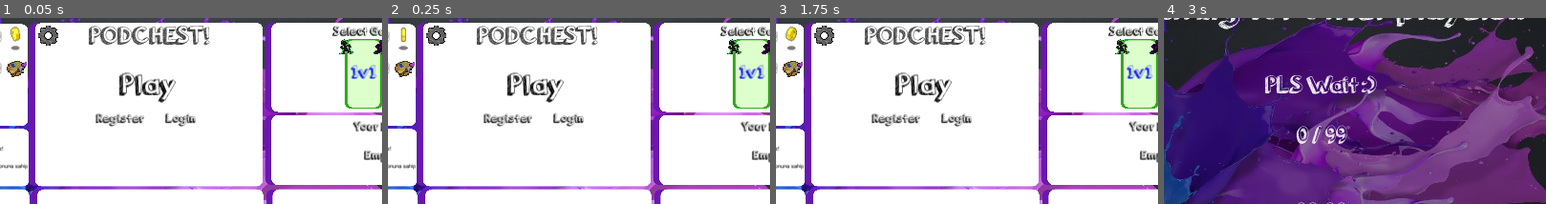
Above: before the commit, frames 1-4 (left to right).
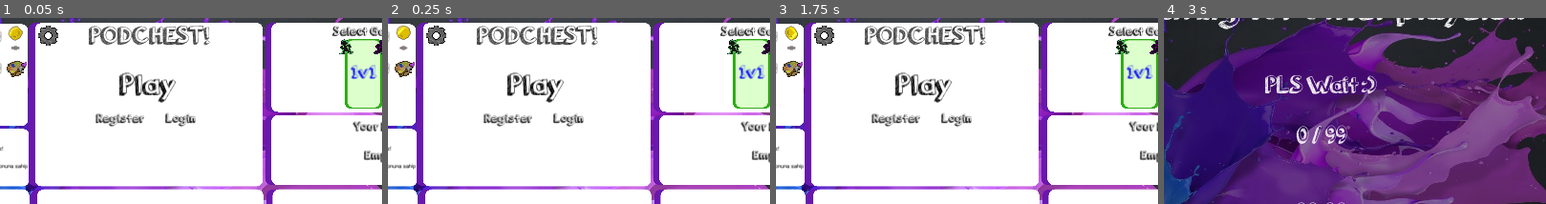
Above: after the commit, the same moments.

Repository: Ludermis/Podchest
Game: Godot game, scene res://Prefabs/Scenes/MainScene.tscn
Two runs of this game, one before a commit and one after it. Both use one fixed random seed, a clock stepped at 60 frames per second and the inputs below.
Inputs (mouse positions are % of the whole screen's width and height, from its top left):
- Up to frame 1 (0.05 s): no input
- Up to frame 2 (0.25 s): no input
- Up to frame 3 (1.75 s): click "Play" at 0.5 s; click "Main Menu" at 1.25 s
- Up to frame 4 (3 s): click "Play" at 2 s; tap Enter at 2.75 s; move the mouse to (72, 45) at 2.77 s; hold D (right) from 2.78 s (still down); click (72, 45) at 2.85 s
The pictures show only the part of the screen within x 30-80%, y 12-62%; the shares and areas given below are measured in that part.

The runs differ from the first frame. In frame 1, 0.2% of the frame differs, in the area x 2-6%, y 4-18%; in frame 2, 0.3%; in frame 3, 0.2%; in frame 4, nothing differs.

Commit message:
Lynext
Bloom effect

Diff:
--- a/Prefabs/Characters/Villager.tscn
+++ b/Prefabs/Characters/Villager.tscn
@@ -13,191 +13,191 @@
 use_filter = true
 font_data = ExtResource( 5 )
 
-[sub_resource type="AtlasTexture" id=2]
+[sub_resource type="AtlasTexture" id=3]
+atlas = ExtResource( 1 )
+region = Rect2( 64, 576, 64, 64 )
+
+[sub_resource type="AtlasTexture" id=4]
+atlas = ExtResource( 1 )
+region = Rect2( 128, 576, 64, 64 )
+
+[sub_resource type="AtlasTexture" id=5]
+atlas = ExtResource( 1 )
+region = Rect2( 192, 576, 64, 64 )
+
+[sub_resource type="AtlasTexture" id=6]
+atlas = ExtResource( 1 )
+region = Rect2( 256, 576, 64, 64 )
+
+[sub_resource type="AtlasTexture" id=7]
+atlas = ExtResource( 1 )
+region = Rect2( 320, 576, 64, 64 )
+
+[sub_resource type="AtlasTexture" id=8]
+atlas = ExtResource( 1 )
+region = Rect2( 384, 576, 64, 64 )
+
+[sub_resource type="AtlasTexture" id=9]
+atlas = ExtResource( 1 )
+region = Rect2( 448, 576, 64, 64 )
+
+[sub_resource type="AtlasTexture" id=10]
+atlas = ExtResource( 1 )
+region = Rect2( 512, 576, 64, 64 )
+
+[sub_resource type="AtlasTexture" id=11]
 atlas = ExtResource( 1 )
 region = Rect2( 64, 704, 64, 64 )
 
-[sub_resource type="AtlasTexture" id=3]
+[sub_resource type="AtlasTexture" id=12]
 atlas = ExtResource( 1 )
 region = Rect2( 128, 704, 64, 64 )
 
-[sub_resource type="AtlasTexture" id=4]
+[sub_resource type="AtlasTexture" id=13]
 atlas = ExtResource( 1 )
 region = Rect2( 192, 704, 64, 64 )
 
-[sub_resource type="AtlasTexture" id=5]
+[sub_resource type="AtlasTexture" id=14]
 atlas = ExtResource( 1 )
 region = Rect2( 256, 704, 64, 64 )
 
-[sub_resource type="AtlasTexture" id=6]
+[sub_resource type="AtlasTexture" id=15]
 atlas = ExtResource( 1 )
 region = Rect2( 320, 704, 64, 64 )
 
-[sub_resource type="AtlasTexture" id=7]
+[sub_resource type="AtlasTexture" id=16]
 atlas = ExtResource( 1 )
 region = Rect2( 384, 704, 64, 64 )
 
-[sub_resource type="AtlasTexture" id=8]
+[sub_resource type="AtlasTexture" id=17]
 atlas = ExtResource( 1 )
 region = Rect2( 448, 704, 64, 64 )
 
-[sub_resource type="AtlasTexture" id=9]
+[sub_resource type="AtlasTexture" id=18]
 atlas = ExtResource( 1 )
 region = Rect2( 512, 704, 64, 64 )
 
-[sub_resource type="AtlasTexture" id=10]
-atlas = ExtResource( 1 )
-region = Rect2( 64, 576, 64, 64 )
-
-[sub_resource type="AtlasTexture" id=11]
-atlas = ExtResource( 1 )
-region = Rect2( 128, 576, 64, 64 )
-
-[sub_resource type="AtlasTexture" id=12]
-atlas = ExtResource( 1 )
-region = Rect2( 192, 576, 64, 64 )
-
-[sub_resource type="AtlasTexture" id=13]
-atlas = ExtResource( 1 )
-region = Rect2( 256, 576, 64, 64 )
-
-[sub_resource type="AtlasTexture" id=14]
-atlas = ExtResource( 1 )
-region = Rect2( 320, 576, 64, 64 )
-
-[sub_resource type="AtlasTexture" id=15]
-atlas = ExtResource( 1 )
-region = Rect2( 384, 576, 64, 64 )
-
-[sub_resource type="AtlasTexture" id=16]
-atlas = ExtResource( 1 )
-region = Rect2( 448, 576, 64, 64 )
-
-[sub_resource type="AtlasTexture" id=17]
-atlas = ExtResource( 1 )
-region = Rect2( 512, 576, 64, 64 )
-
-[sub_resource type="AtlasTexture" id=18]
+[sub_resource type="AtlasTexture" id=19]
 atlas = ExtResource( 1 )
 region = Rect2( 64, 512, 64, 64 )
 
-[sub_resource type="AtlasTexture" id=19]
+[sub_resource type="AtlasTexture" id=20]
 atlas = ExtResource( 1 )
 region = Rect2( 128, 512, 64, 64 )
 
-[sub_resource type="AtlasTexture" id=20]
+[sub_resource type="AtlasTexture" id=21]
 atlas = ExtResource( 1 )
 region = Rect2( 192, 512, 64, 64 )
 
-[sub_resource type="AtlasTexture" id=21]
+[sub_resource type="AtlasTexture" id=22]
 atlas = ExtResource( 1 )
 region = Rect2( 256, 512, 64, 64 )
 
-[sub_resource type="AtlasTexture" id=22]
+[sub_resource type="AtlasTexture" id=23]
 atlas = ExtResource( 1 )
 region = Rect2( 320, 512, 64, 64 )
 
-[sub_resource type="AtlasTexture" id=23]
+[sub_resource type="AtlasTexture" id=24]
 atlas = ExtResource( 1 )
 region = Rect2( 384, 512, 64, 64 )
 
-[sub_resource type="AtlasTexture" id=24]
+[sub_resource type="AtlasTexture" id=25]
 atlas = ExtResource( 1 )
 region = Rect2( 448, 512, 64, 64 )
 
-[sub_resource type="AtlasTexture" id=25]
+[sub_resource type="AtlasTexture" id=26]
 atlas = ExtResource( 1 )
 region = Rect2( 512, 512, 64, 64 )
 
-[sub_resource type="AtlasTexture" id=26]
+[sub_resource type="AtlasTexture" id=27]
 atlas = ExtResource( 1 )
 region = Rect2( 64, 640, 64, 64 )
 
-[sub_resource type="AtlasTexture" id=27]
+[sub_resource type="AtlasTexture" id=28]
 atlas = ExtResource( 1 )
 region = Rect2( 128, 640, 64, 64 )
 
-[sub_resource type="AtlasTexture" id=28]
+[sub_resource type="AtlasTexture" id=29]
 atlas = ExtResource( 1 )
 region = Rect2( 192, 640, 64, 64 )
 
-[sub_resource type="AtlasTexture" id=29]
+[sub_resource type="AtlasTexture" id=30]
 atlas = ExtResource( 1 )
 region = Rect2( 256, 640, 64, 64 )
 
-[sub_resource type="AtlasTexture" id=30]
+[sub_resource type="AtlasTexture" id=31]
 atlas = ExtResource( 1 )
 region = Rect2( 320, 640, 64, 64 )
 
-[sub_resource type="AtlasTexture" id=31]
+[sub_resource type="AtlasTexture" id=32]
 atlas = ExtResource( 1 )
 region = Rect2( 384, 640, 64, 64 )
 
-[sub_resource type="AtlasTexture" id=32]
+[sub_resource type="AtlasTexture" id=33]
 atlas = ExtResource( 1 )
 region = Rect2( 448, 640, 64, 64 )
 
-[sub_resource type="AtlasTexture" id=33]
+[sub_resource type="AtlasTexture" id=34]
 atlas = ExtResource( 1 )
 region = Rect2( 512, 640, 64, 64 )
 
-[sub_resource type="AtlasTexture" id=34]
+[sub_resource type="AtlasTexture" id=35]
 atlas = ExtResource( 1 )
 region = Rect2( 0, 128, 64, 64 )
 
-[sub_resource type="AtlasTexture" id=35]
+[sub_resource type="AtlasTexture" id=36]
 atlas = ExtResource( 1 )
 region = Rect2( 64, 128, 64, 64 )
 
-[sub_resource type="AtlasTexture" id=36]
+[sub_resource type="AtlasTexture" id=37]
 atlas = ExtResource( 1 )
 region = Rect2( 128, 128, 64, 64 )
 
-[sub_resource type="AtlasTexture" id=37]
+[sub_resource type="AtlasTexture" id=38]
 atlas = ExtResource( 1 )
 region = Rect2( 192, 128, 64, 64 )
 
-[sub_resource type="AtlasTexture" id=38]
+[sub_resource type="AtlasTexture" id=39]
 atlas = ExtResource( 1 )
 region = Rect2( 256, 128, 64, 64 )
 
-[sub_resource type="AtlasTexture" id=39]
+[sub_resource type="AtlasTexture" id=40]
 atlas = ExtResource( 1 )
 region = Rect2( 320, 128, 64, 64 )
 
-[sub_resource type="AtlasTexture" id=40]
+[sub_resource type="AtlasTexture" id=41]
 atlas = ExtResource( 1 )
 region = Rect2( 384, 128, 64, 64 )
 
-[sub_resource type="SpriteFrames" id=41]
+[sub_resource type="SpriteFrames" id=42]
 animations = [ {
-"frames": [ SubResource( 2 ), SubResource( 3 ), SubResource( 4 ), SubResource( 5 ), SubResource( 6 ), SubResource( 7 ), SubResource( 8 ), SubResource( 9 ) ],
+"frames": [ SubResource( 3 ), SubResource( 4 ), SubResource( 5 ), SubResource( 6 ), SubResource( 7 ), SubResource( 8 ), SubResource( 9 ), SubResource( 10 ) ],
+"loop": true,
+"name": "left",
+"speed": 10.0
+}, {
+"frames": [ SubResource( 11 ), SubResource( 12 ), SubResource( 13 ), SubResource( 14 ), SubResource( 15 ), SubResource( 16 ), SubResource( 17 ), SubResource( 18 ) ],
 "loop": true,
 "name": "right",
 "speed": 10.0
 }, {
-"frames": [ SubResource( 10 ), SubResource( 11 ), SubResource( 12 ), SubResource( 13 ), SubResource( 14 ), SubResource( 15 ), SubResource( 16 ), SubResource( 17 ) ],
-"loop": true,
-"name": "left",
-"speed": 10.0
-}, {
-"frames": [ SubResource( 18 ), SubResource( 19 ), SubResource( 20 ), SubResource( 21 ), SubResource( 22 ), SubResource( 23 ), SubResource( 24 ), SubResource( 25 ) ],
+"frames": [ SubResource( 19 ), SubResource( 20 ), SubResource( 21 ), SubResource( 22 ), SubResource( 23 ), SubResource( 24 ), SubResource( 25 ), SubResource( 26 ) ],
 "loop": true,
 "name": "up",
 "speed": 10.0
 }, {
-"frames": [ SubResource( 26 ), SubResource( 27 ), SubResource( 28 ), SubResource( 29 ), SubResource( 30 ), SubResource( 31 ), SubResource( 32 ), SubResource( 33 ) ],
+"frames": [ SubResource( 27 ), SubResource( 28 ), SubResource( 29 ), SubResource( 30 ), SubResource( 31 ), SubResource( 32 ), SubResource( 33 ), SubResource( 34 ) ],
 "loop": true,
 "name": "down",
 "speed": 10.0
 }, {
-"frames": [ SubResource( 34 ), SubResource( 35 ), SubResource( 36 ), SubResource( 37 ), SubResource( 38 ), SubResource( 39 ), SubResource( 40 ) ],
+"frames": [ SubResource( 35 ), SubResource( 36 ), SubResource( 37 ), SubResource( 38 ), SubResource( 39 ), SubResource( 40 ), SubResource( 41 ) ],
 "loop": true,
 "name": "cast",
 "speed": 10.0
 } ]
 
-[sub_resource type="CircleShape2D" id=42]
+[sub_resource type="CircleShape2D" id=43]
 radius = 30.3022
 
 [node name="Player" type="KinematicBody2D" groups=[
@@ -230,13 +230,13 @@
 [node name="Sprite" type="AnimatedSprite" parent="."]
 position = Vector2( 0, -48 )
 scale = Vector2( 2, 2 )
-frames = SubResource( 41 )
+frames = SubResource( 42 )
 animation = "down"
 frame = 5
 
 [node name="CollisionShape2D" type="CollisionShape2D" parent="."]
 visible = false
-shape = SubResource( 42 )
+shape = SubResource( 43 )
 
 [node name="DirtTimer" type="Timer" parent="."]
 wait_time = 0.1
--- a/Prefabs/Scenes/GameScene.tscn
+++ b/Prefabs/Scenes/GameScene.tscn
@@ -9,6 +9,13 @@
 [ext_resource path="res://Sprites/Objects/scythe.png" type="Texture" id=7]
 [ext_resource path="res://Sprites/Misc/emptybox.png" type="Texture" id=8]
 
+[sub_resource type="Environment" id=1]
+background_mode = 4
+glow_enabled = true
+glow_intensity = 8.0
+glow_bloom = 1.0
+glow_bicubic_upscale = true
+
 [sub_resource type="DynamicFont" id=2]
 size = 67
 outline_size = 2
@@ -81,6 +88,9 @@
 
 [node name="Main" type="Node2D"]
 script = ExtResource( 3 )
+
+[node name="WorldEnvironment" type="WorldEnvironment" parent="."]
+environment = SubResource( 1 )
 
 [node name="emptybox" type="Sprite" parent="."]
 modulate = Color( 0.156863, 0.156863, 0.156863, 1 )
--- a/Prefabs/Scenes/MainScene.tscn
+++ b/Prefabs/Scenes/MainScene.tscn
@@ -90,7 +90,7 @@
 [sub_resource type="SpriteFrames" id=14]
 animations = [ {
 "frames": [ SubResource( 13 ) ],
-"loop": true,
+"loop": false,
 "name": "default",
 "speed": 5.0
 } ]
@@ -422,14 +422,13 @@
 position = Vector2( 411.598, 34.8854 )
 scale = Vector2( 2, 2 )
 frames = SubResource( 12 )
-frame = 6
+frame = 2
 playing = true
 
-[node name="ShurikenSprite" type="AnimatedSprite" parent="AccountPanel"]
+[node name="APSprite" type="AnimatedSprite" parent="AccountPanel"]
 position = Vector2( 415.531, 112.682 )
 scale = Vector2( 0.6, 0.6 )
 frames = SubResource( 14 )
-playing = true
 
 [node name="CoinLabel" type="Label" parent="AccountPanel"]
 margin_left = 160.0
Not shown: 1 places in Prefabs/Scenes/GameScene.tscn that only renumber resources
